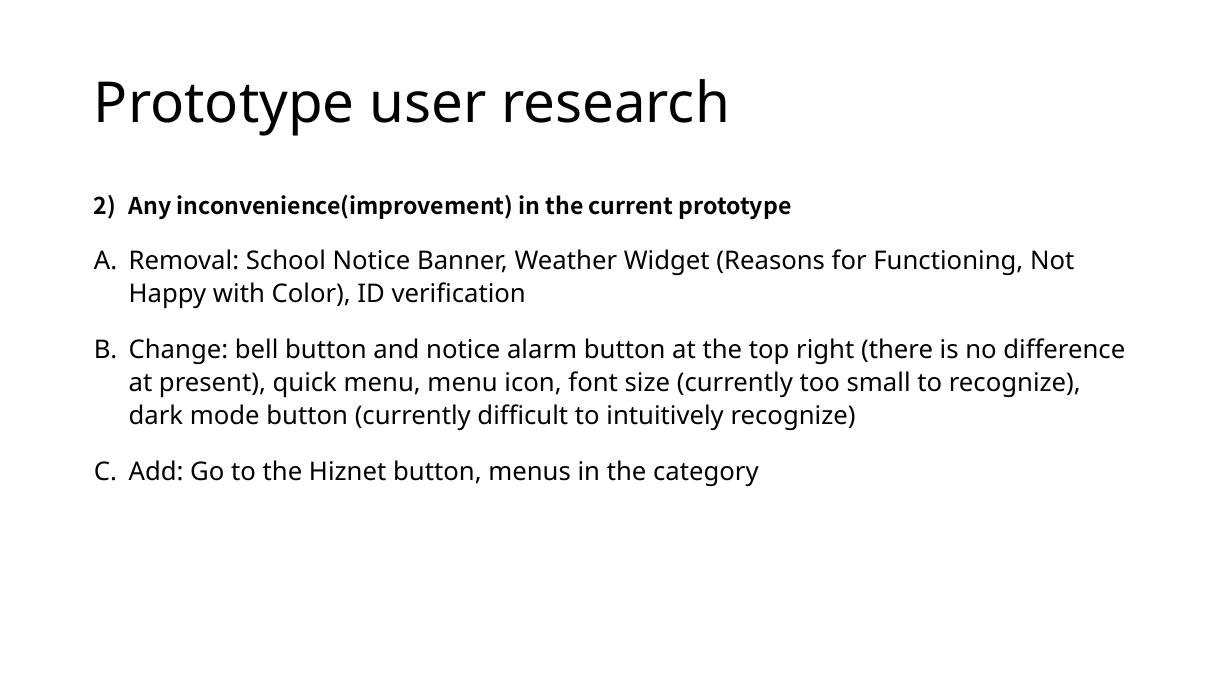
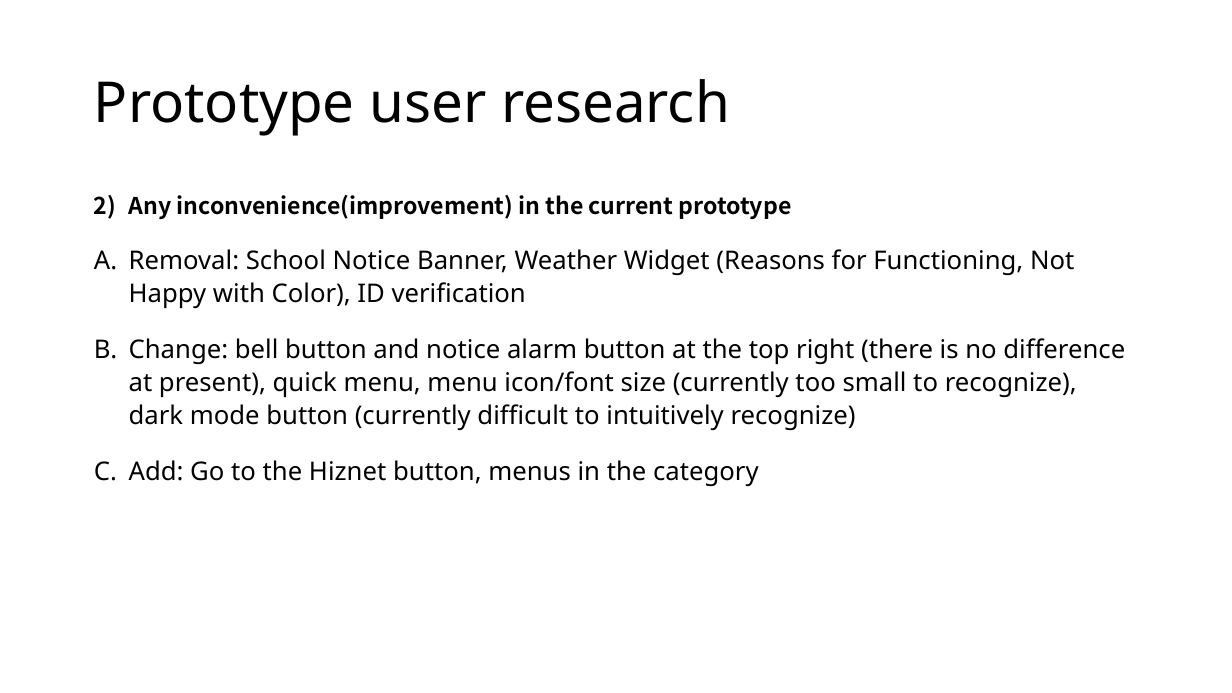
Before and after one commit to DopeorNope-Lee/HF-E-02-Team5, a slide deck: slide 8 of 인터뷰 내용 정리 및 이후 발전계획.pptx. Drawn at 1232x693 pixels with LibreOffice and Linux fonts; fonts in the diff are those of the drawing. Boxes give left, top, right and bottom in pixels: in the first picture for what was removed or moved away, otherwise in the second. Text is boxed around its words. In the diff, an @@ line names an element or a change of style, - is before the commit and + after.

Commit message:
인터뷰 내용 정리 및 이후 발전계획(수정)

```diff
--- a/인터뷰 내용 정리 및 이후 발전계획.pptx
+++ b/인터뷰 내용 정리 및 이후 발전계획.pptx
@@ text at (129,338,1125,430): text changed @@
-D. Change: bell button and notice alarm button at the top right (there is no difference at present), quick menu, menu icon, font size (currently too small to recognize), dark mode button (currently difficult to intuitively recognize)
+D. Change: bell button and notice alarm button at the top right (there is no difference at present), quick menu, menu icon/font size (currently too small to recognize), dark mode button (currently difficult to intuitively recognize)
```
